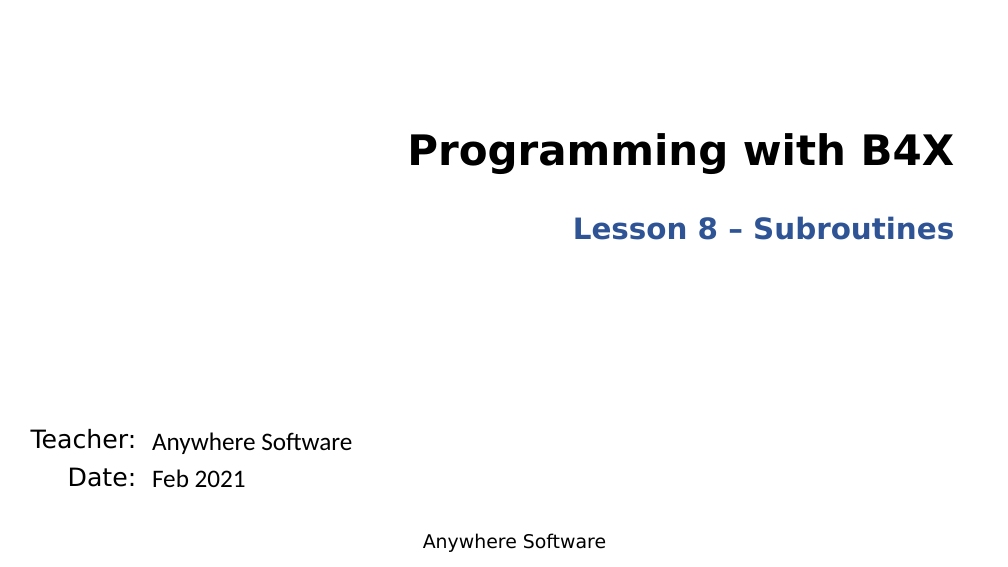
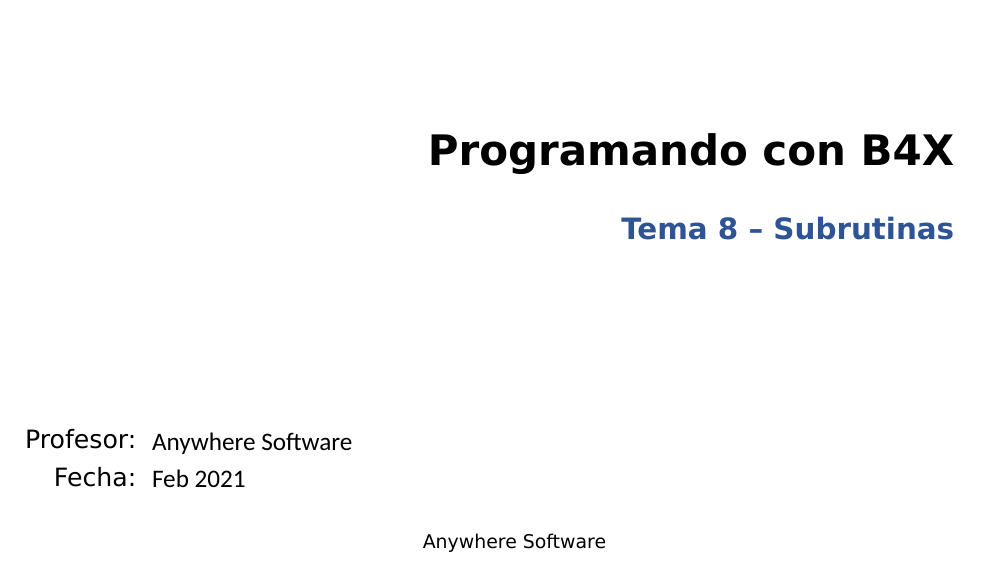
Before and after one commit to Lamashino/Teaching-B4J, a slide deck: slide 1 of Tema 8 - Subrutinas/Lesson8 - Subroutines.pptx. Drawn at 1008x567 pixels with LibreOffice and Linux fonts; fonts in the diff are those of the drawing; background and template pictures are left out. Boxes give left, top, right and bottom in pixels: in the first picture for what was removed or moved away, otherwise in the second. Text is boxed around its words. In the diff, an @@ line names an element or a change of style, - is before the commit and + after.

```diff
--- a/Tema 8 - Subrutinas/Lesson8 - Subroutines.pptx
+++ b/Tema 8 - Subrutinas/Lesson8 - Subroutines.pptx
@@ title at [428, 133, 954, 174]: text changed @@
-Programming with B4X
+Programando con B4X
@@ subtitle at [621, 216, 954, 240]: text changed @@
-Lesson 8 – Subroutines
+Tema 8 – Subrutinas
@@ text at [25, 429, 136, 487]: text changed @@
-Teacher:
-Date:
+Profesor:
+Fecha:
```
Also in this commit, not shown: 3 other slides changed, 7 slides added, 7 slides removed, 2 other files.
